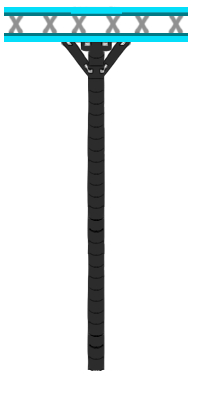
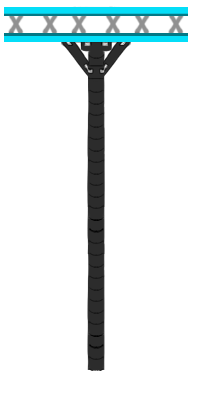
Before/after of a (200, 415) layered artwork. What changed in the layer stack:
painted on "Calque 15" over [4, 12, 71, 14]
painted on "Calque 14" over [122, 12, 188, 14]
